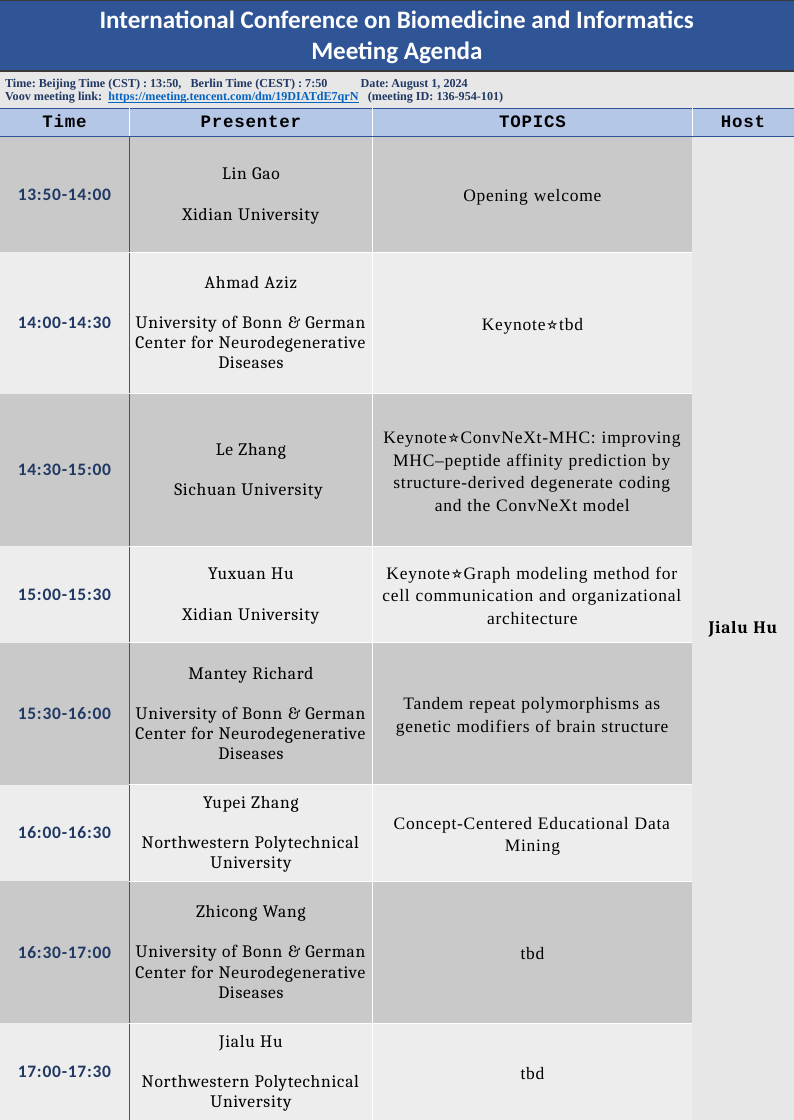
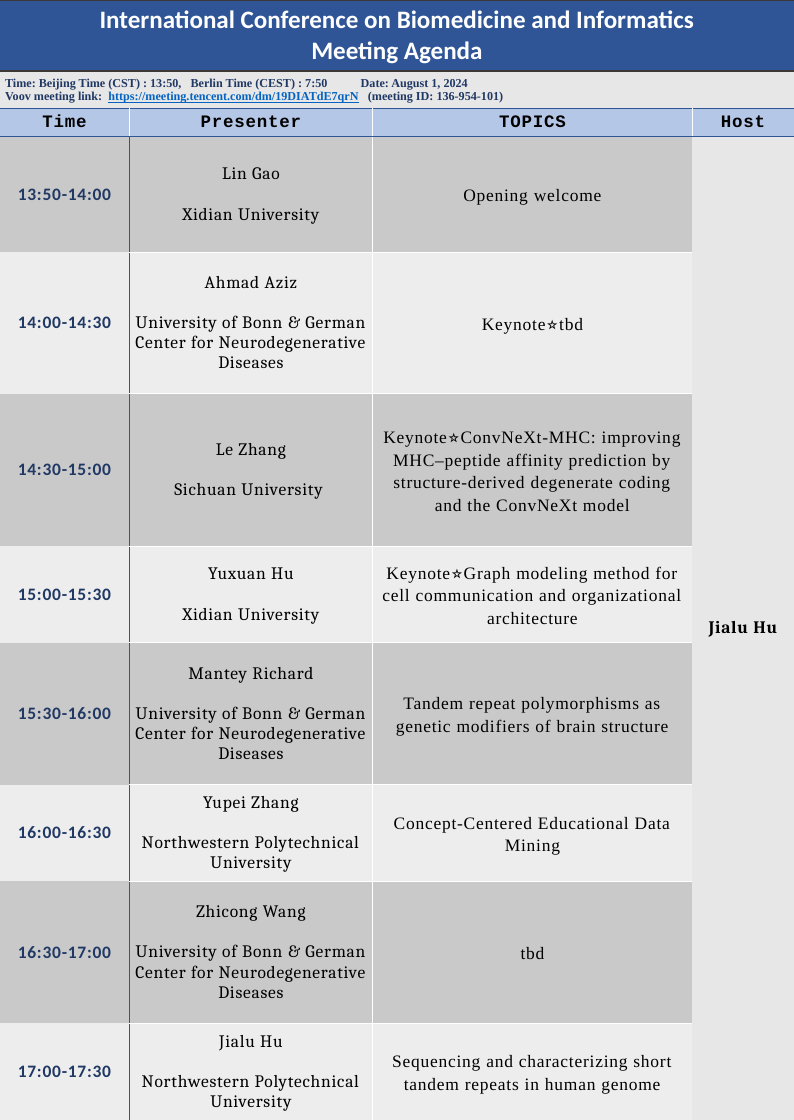
Before and after one commit to Lyycs/ICBI2024, a slide deck: slide 1 of Pictures/test.pptx. Drawn at 794x1120 pixels with LibreOffice and Linux fonts; fonts in the diff are those of the drawing. Boxes give left, top, right and bottom in pixels: in the first picture for what was removed or moved away, otherwise in the second. Text is boxed around its words. In the diff, an @@ line names an element or a change of style, - is before the commit and + after.

```diff
--- a/Pictures/test.pptx
+++ b/Pictures/test.pptx
@@ table at <box>0,0,794,1120</box> @@
-row 11, column 3: tbd
+row 11, column 3: Sequencing and characterizing short tandem repeats in human genome
```
Also in this commit, not shown: 1 other file.
